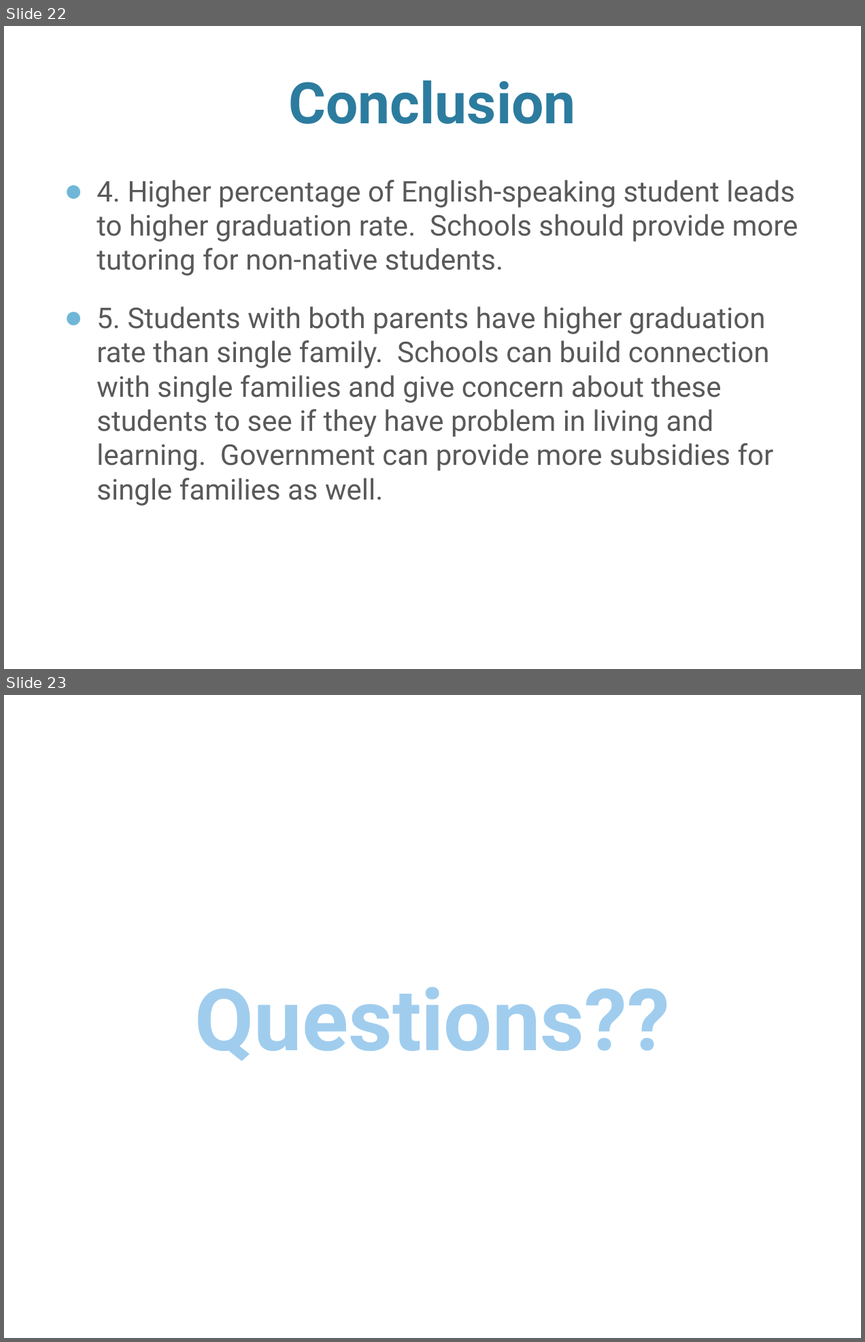
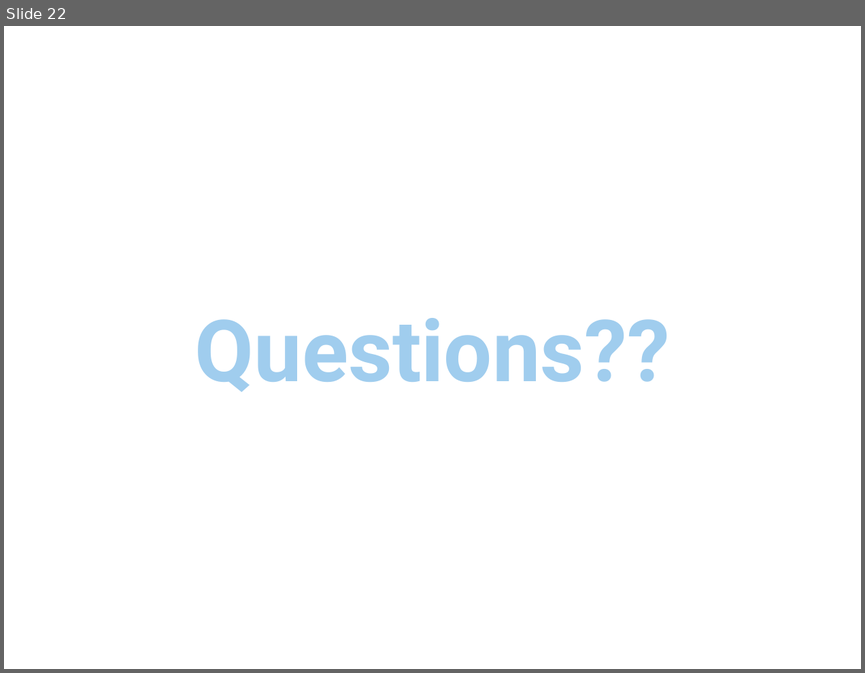
Before and after one commit to lqingsandra/DAT_SF_19, a slide deck: Homework/Project/presentation.pptx. Shown one above the other, each under a label of ours: slides 22 and 23 before the commit, slide 22 after it. The pictures are 865x1342 and 865x673 pixels, drawn with LibreOffice and Linux fonts; fonts in the diff are those of the drawing; background and template pictures are left out. Boxes give left, top, right and bottom in pixels: in the first picture for what was removed or moved away, otherwise in the second. Text is boxed around its words. In the diff, an @@ line names an element or a change of style, - is before the commit and + after.

```diff
--- a/Homework/Project/presentation.pptx
+++ b/Homework/Project/presentation.pptx
@@ slide 22 removed at (x1=4, y1=26, x2=861, y2=669), background picture (left out) @@
@@ title removed at (x1=288, y1=80, x2=575, y2=124) @@
-Conclusion
@@ text removed at (x1=96, y1=180, x2=798, y2=505) @@
-● 4. Higher percentage of English-speaking student leads to higher graduation rate. Schools should provide more tutoring for non-native students.
-● 5. Students with both parents have higher graduation rate than single family. Schools can build connection with single families and give concern about these students to see if they have problem in living and learning. Government can provide more subsidies for single families as well.
@@ what was slide 23 is now slide 22 @@
```
Also in this commit, not shown: 1 slide changed, 1 slide added, 1 other slide removed.
